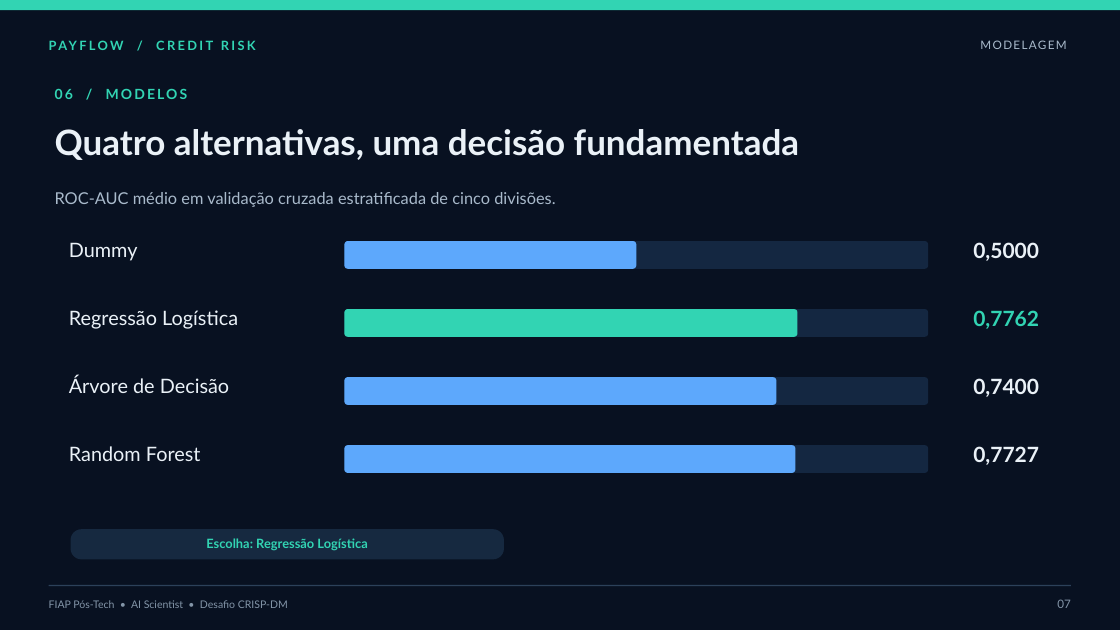
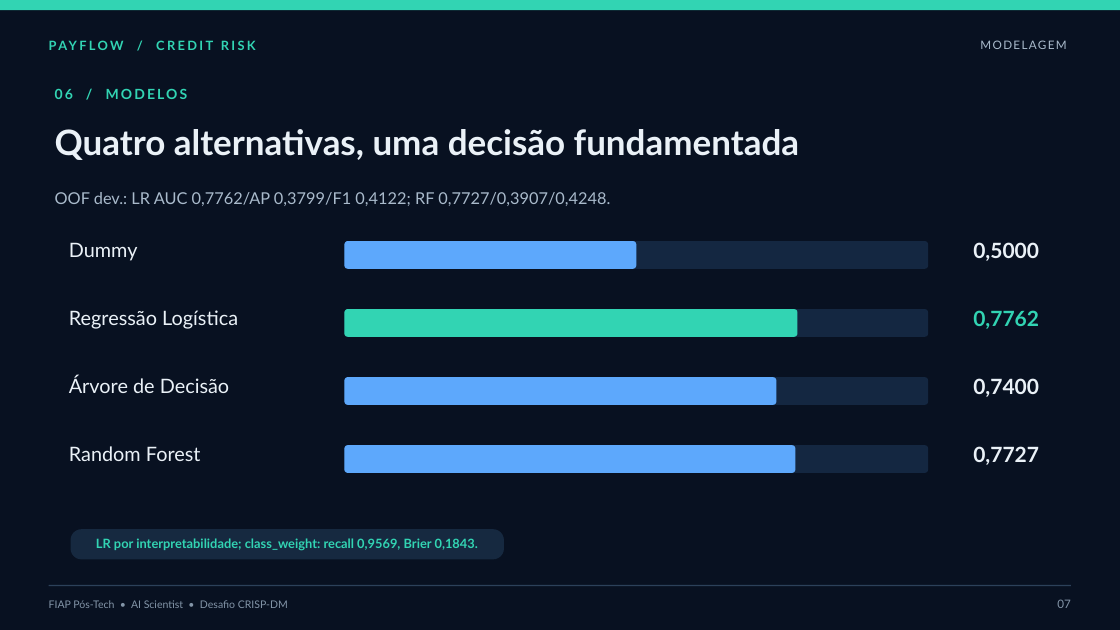
Before and after one commit to vilhegas/Payflow-Credit-Risk, a slide deck: slide 7 of Apresentacao_PayFlow_Credit_Risk.pptx. Drawn at 1120x630 pixels with LibreOffice and Linux fonts; fonts in the diff are those of the drawing. Boxes give left, top, right and bottom in pixels: in the first picture for what was removed or moved away, otherwise in the second. Text is boxed around its words. In the diff, an @@ line names an element or a change of style, - is before the commit and + after.

```diff
--- a/Apresentacao_PayFlow_Credit_Risk.pptx
+++ b/Apresentacao_PayFlow_Credit_Risk.pptx
@@ text at [55, 192, 610, 206]: text changed @@
-ROC-AUC médio em validação cruzada estratificada de cinco divisões.
+OOF dev.: LR AUC 0,7762/AP 0,3799/F1 0,4122; RF 0,7727/0,3907/0,4248.
@@ text at [96, 538, 478, 551]: text changed @@
-Escolha: Regressão Logística
+LR por interpretabilidade; class_weight: recall 0,9569, Brier 0,1843.
```
Also in this commit, not shown: 3 other slides changed, 13 other files.
